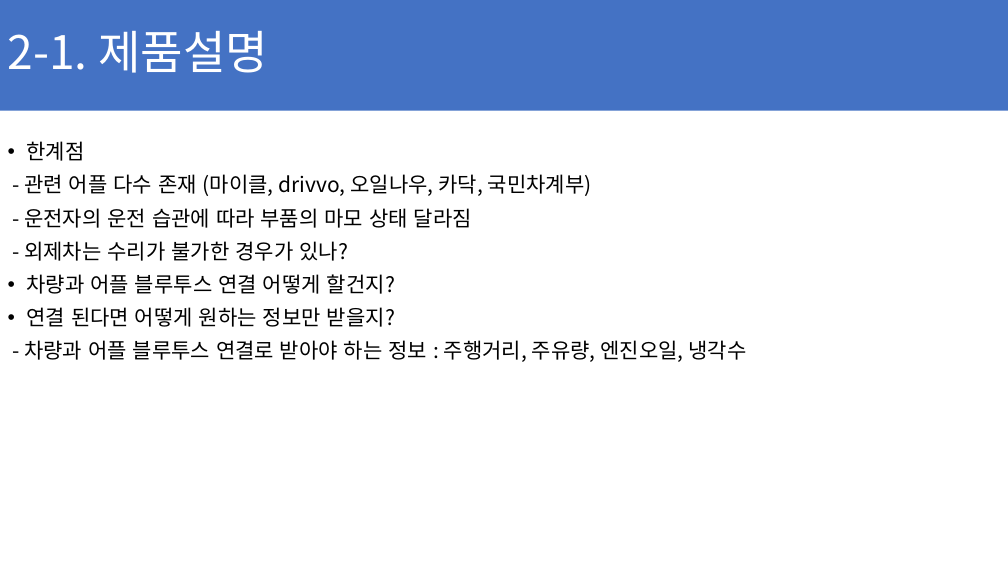
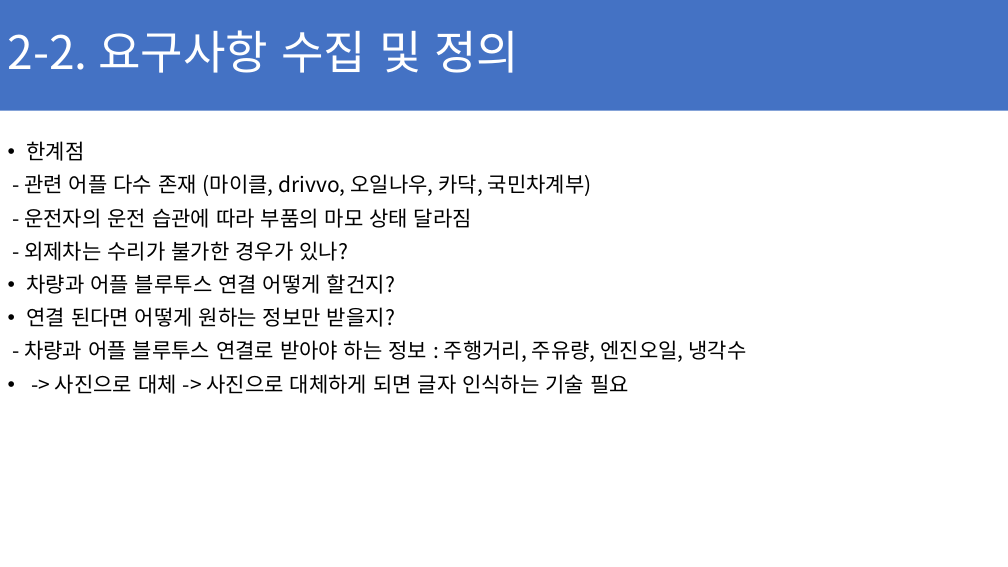
Before and after one commit to ChaeSung-Lee/DJ_InternShip, a slide deck: slide 21 of 2021_Summer/jp.hong/Project_BnC_jph.pptx (slide 17 before the commit). Drawn at 1008x567 pixels with LibreOffice and Linux fonts; fonts in the diff are those of the drawing. Boxes give left, top, right and bottom in pixels: in the first picture for what was removed or moved away, otherwise in the second. Text is boxed around its words. In the diff, an @@ line names an element or a change of style, - is before the commit and + after.

```diff
--- a/2021_Summer/jp.hong/Project_BnC_jph.pptx
+++ b/2021_Summer/jp.hong/Project_BnC_jph.pptx
@@ title at [8,30,519,73]: text changed @@
-2-1. 제품설명
+2-2. 요구사항 수집 및 정의
@@ text at [55,374,629,394]: paragraph added @@
+• -> 사진으로 대체 -> 사진으로 대체하게 되면 글자 인식하는 기술 필요
```
Also in this commit, not shown: 13 other slides changed, 3 slides added.
